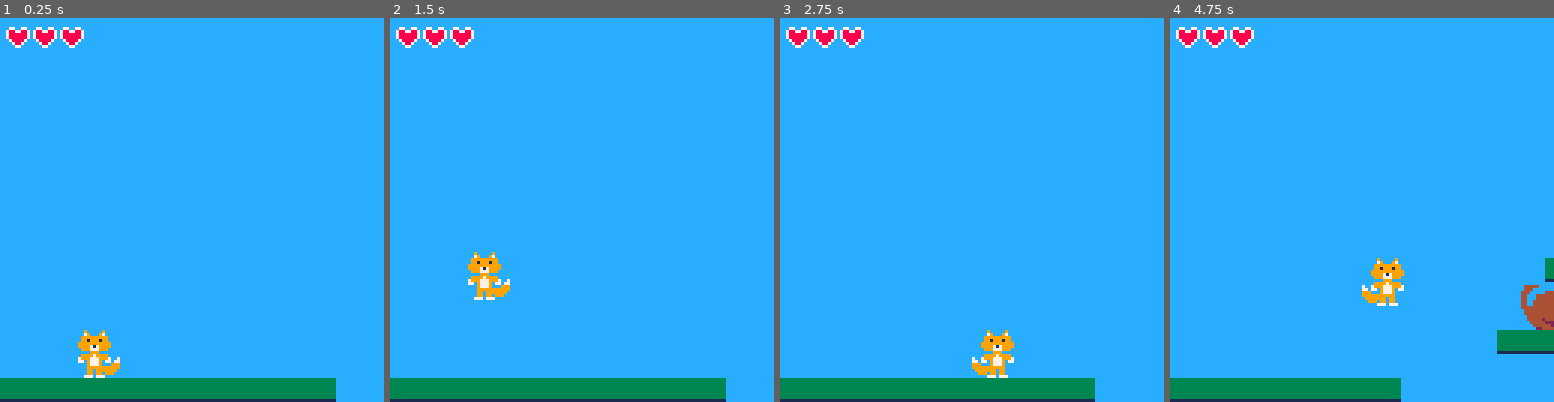
Above: before the commit, frames 1-4 (left to right).
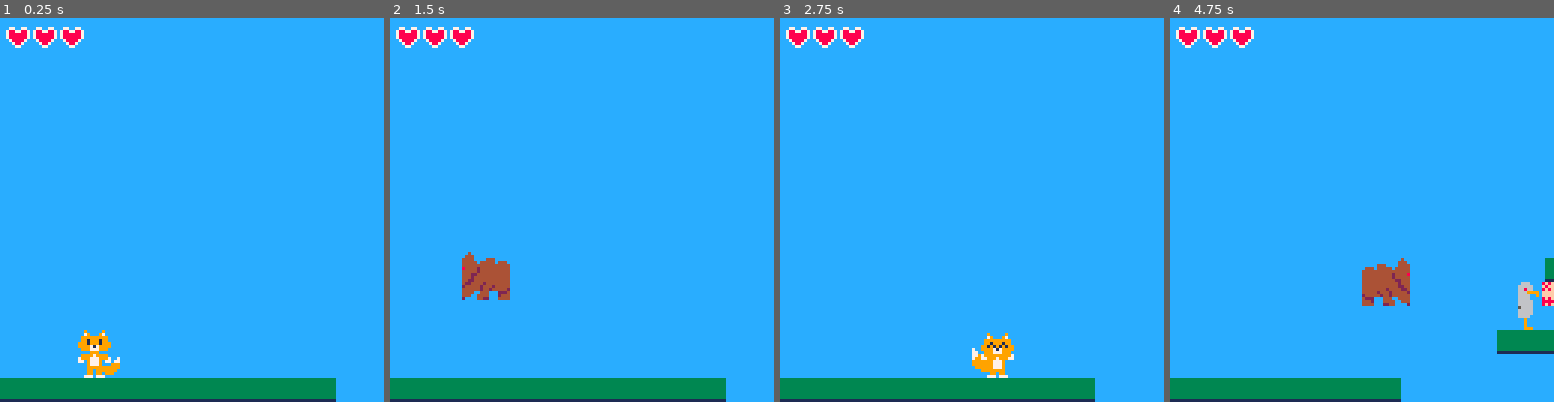
Above: after the commit, the same moments.

Repository: cervantvfr/tatras-pico-8
Game: PICO-8 cartridge tatras-pico-8.p8
The game is run twice, just before and just after one commit, with the same random seed, the same clock (stepped at 60 frames per second) and the same inputs.
Inputs:
- Up to frame 1 (0.25 s): no input
- Up to frame 2 (1.5 s): tap X (X key) at 0.33, 1.07 s; tap O (Z key) at 0.7 s
- Up to frame 3 (2.75 s): hold Right 1.6-2.1 s; tap O (Z key) at 1.7, 2.1, 2.5 s; tap X (X key) at 1.85 s; hold Up 2.15-2.42 s; hold Right from 2.47 s (still down)
- Up to frame 4 (4.75 s): tap O (Z key) every 0.4 s from 2.9 to 4.5 s; tap X (X key) at 2.97, 4.08 s; release Right at 3.03 s; hold Left 3.08-3.58 s; hold Down 3.63-3.97 s; hold Right 4.02-4.68 s; hold Up from 4.73 s (still down)

The runs differ from the first frame. In frame 1, less than 0.1% of the frame differs, in the area x 22-27%, y 84-86%; in frame 2, 1.3%; in frame 3, 0.4%; in frame 4, 2.4%, in the area x 50-100%, y 62-82%.

Commit message:
add animation system for player and enemies, including idle, walk, run, jump, and hurt states

Diff:
--- a/tatras-pico-8.p8
+++ b/tatras-pico-8.p8
@@ -64,6 +64,7 @@
 	tap_t=0
 	was_down[0]=false
 	was_down[1]=false
+	anim_init(player,anims,"idle")
 
 	ens={}
 	rocks={}
@@ -91,7 +92,7 @@
 end
 
 function make_en(esp,ex,ey,ew,eh)
-	add(ens,{
+	local e={
 		sp=esp,
 		sw=ew,sh=eh,
 		x=ex,y=ey,
@@ -103,7 +104,9 @@
 		hw=8,hh=eh*8,
 		cm=true,cw=false,
 		on_upd=upd_enemy
-	})
+	}
+	anim_init(e,enemy_anims,"walk")
+	add(ens,e)
 end
 
 function _update()
@@ -203,6 +206,16 @@
 			return
 		end
 	 end
+	 if self.play!="hurt" and self.state!="hurt" then
+		if not self.onground then
+		 self.play="jump"
+		elseif self.dx!=0 then
+		 self.play=self.running and "run" or "walk"
+		else
+		 self.play="idle"
+		end
+	   end
+	   animate(self)
     end,
     draw = function(self)
         spr(self.sp,self.x,self.y,2,2,self.dir==1,false)
@@ -210,11 +223,15 @@
 }
 -->8
 -- enemy --
+enemy_anims={
+	walk={fr=8,6,8}
+}
 function hurt(o,n)
 	if overlap(player.x+2,player.y+2,12,14,o.x,o.y,o.sw*8,o.sh*8)
 	and player.invul<=0 then
 		player.hp-=n
 		player.invul=50
+		player.play="hurt"
 		if player.hp<=0 then
 			start_game()
 			return true
@@ -231,6 +248,7 @@
 	if cmap(e,e.x+e.dir*8,e.y) or not cmap(e,e.x+e.dir*8,e.y+1) then
 		e.dir*=-1
 	end
+	animate(e)
 end
 
 function upd_rocks()
@@ -346,14 +364,12 @@
 	local spd=p.running and p.runspd or p.speed
 	p.dx=-spd
 	p.dir=0
-	p.sp=1
 end
 
 function cmd_rght(p)
 	local spd=p.running and p.runspd or p.speed
 	p.dx=spd
 	p.dir=1
-	p.sp=1
 end
 
 function cmd_jmp(p)
@@ -396,30 +412,71 @@
 	return cmds
 end
 -->8
+--animations
+anims={
+	idle={fr=20,1,3},
+	walk={fr=6,1,3,5},
+	run={fr=3,1,3,5},
+	jump={fr=1,7},
+	hurt={fr=5,next="idle",13,15}
+}
+
+function anim_init(o,set,name)
+	o.anims=set
+	o.play=name
+	o.state=name
+	o.animindex=1
+	o.time=0
+end
+
+function animate(o)
+	local a=o.anims[o.state]
+	if o.state!=o.play then
+	 o.state=o.play
+	 o.animindex=1
+	 o.time=0
+	 a=o.anims[o.state]
+	elseif #a>1 then
+	 o.time+=1
+	 if o.time>=a.fr then
+	  o.time=0
+	  o.animindex=(o.animindex%#a)+1
+	  if o.animindex==1 and a.next then
+	   o.play=a.next
+	   o.state=o.play
+	   a=o.anims[o.state]
+	  end
+	 end
+	end
+	o.sp=a[o.animindex]
+end
+
+-->
 -- credits
 --[[
     jaular			https://www.lexaloffle.com/bbs/?uid=72395
     lazy devs		https://www.youtube.com/@LazyDevs
 	spacecat		https://www.youtube.com/@spacecat88
+	shy				https://www.lexaloffle.com/bbs/?uid=44112
 ]]
 
 __gfx__
 000000000000900000900000000000000000000000000000004000000040000000000000000000008f8ff8f80000666000000000000000000000000000000000
-00000000000079000970000000000000000000000000000000440000044400000000000004444400f8ffff8f0006666600000000000000000000000000000000
-007007000009999999990000000000000000000000000000044448844444000044400000000444008f8ff8f80006686600000000000000000000000000000000
-00077000000991999199000000000000000000000000000004444444444440444440444000004440ffffffff0999966600000000000000000000000000000000
-00077000009999999999900000000000000000000000000044444444444444444444444444000440ffffffff0900666600000000000000000000000000000000
-007007000099997179999000000000000000000000000000448844488444424444444444440004408f8ff8f80000666600006600000000000000000000000000
-00000000000999777999000000000000000000000000000044484448444442444444444444400440888888880006666656666660000000000000000000000000
-000000000000009990000000000000000000000000000000444444444442244444444444444004408f8ff8f80006666655566660000000000000000000000000
-00000000000999979999000000000000000000000000000004444444444244444444444444444440000000000006666565656600000000000000000000000000
-00000000007999777999700700000000000000000000000004444844442244444444444444444400000000000006666656565600000000000000000000000000
-00000000007709777907707700000000000000000000000000448484422444424444444444444400000000000006666665656600000000000000000000000000
-00000000000009777900099900000000000000000000000000044444244444244424444444444000000000000000666666666000000000000000000000000000
-00000000000009999999999900000000000000000000000000000002444444244244444244444000000000000000090006600000000000000000000000000000
-00000000000009909999999000000000000000000000000000000004444400444000222444440000000000000000090000900000000000000000000000000000
-00000000000009909909990000000000000000000000000000000044444004444000244444400000000000000000090000900000000000000000000000000000
-00000000000077707770000000000000000000000000000000000422200004422000444422000000000000000009990099900000000000000000000000000000
+00000000000079000970000000009000009000000000000000440000044400000000000004444400f8ffff8f0006666600000000000000000000000000000000
+007007000009999999990000000079000970000000000000044448844444000044400000000444008f8ff8f80006686600000000000000000000000000000000
+00077000000991999199000000099999999900000000000004444444444440444440444000004440ffffffff0999966600000000000000000000000000000000
+00077000009991999199900000099199919900000000000044444444444444444444444444000440ffffffff0900666600000000000000000000000000000000
+007007000099997179999000009919191919900000000000448844488444424444444444440004408f8ff8f80000666600006600000000000000000000000000
+00000000000999777999000000999971799990070000000044484448444442444444444444400440888888880006666656666660000000000000000000000000
+000000000000009990000000000999777999007700000000444444444442244444444444444004408f8ff8f80006666655566660000000000000000000000000
+00000000000999979999000000799999999979770000000004444444444244444444444444444440000000000006666565656600000000000000000000000000
+00000000007999777999700700779997999779970000000004444844442244444444444444444400000000000006666656565600000000000000000000000000
+00000000007709777907707700000977799999990000000000448484422444424444444444444400000000000006666665656600000000000000000000000000
+00000000000009777900099900000977799999990000000000044444244444244424444444444000000000000000666666666000000000000000000000000000
+00000000000009999999999900000977799999900000000000000002444444244244444244444000000000000000090006600000000000000000000000000000
+00000000000009909999999000000999999990000000000000000004444400444000222444440000000000000000090000900000000000000000000000000000
+00000000000009909909990000000990990000000000000000000044444004444000244444400000000000000000090000900000000000000000000000000000
+00000000000077707770000000007770777000000000000000000422200004422000444422000000000000000009990099900000000000000000000000000000
 0000000033333333011110006666666699999999aaaaaaaa00555500000000000000000000000000000000000000000000000000000000000000000000000000
 0000000033333333166661116666616699999999aaaaaaaa05555550000000000000000000000000000000000000000000000000000000000000000000000000
 0000000033333333616666666666661699999999aaaaaaaa55555551000000000000000000000000000000000000000000000000000000000000000000000000
